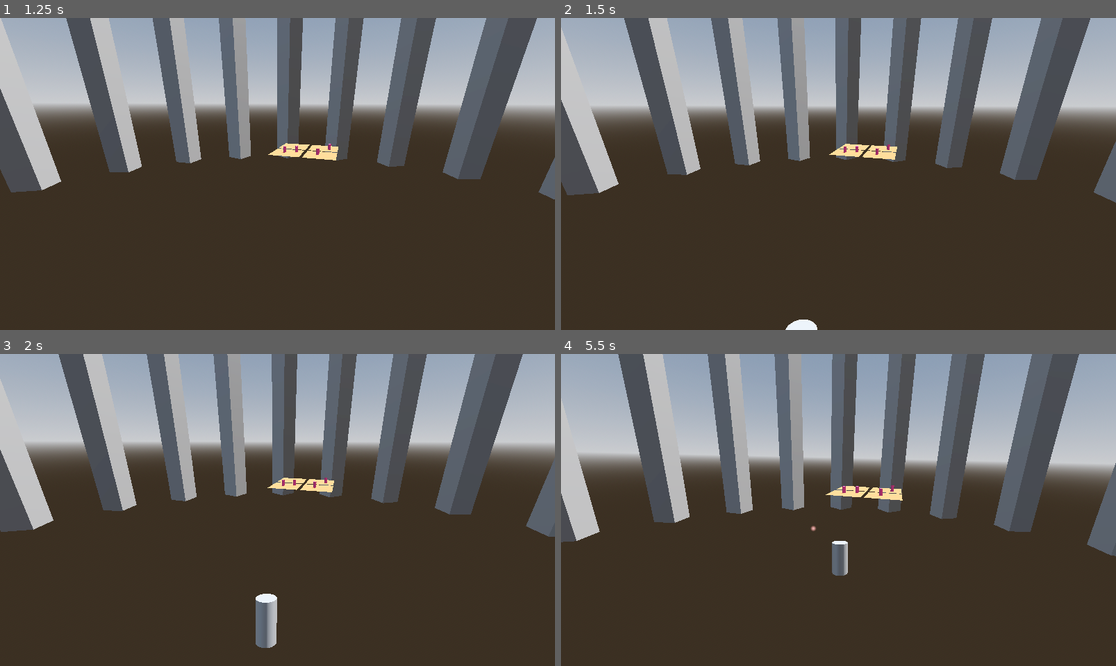
Above: before the commit, frames 1-4 (two rows, left to right).
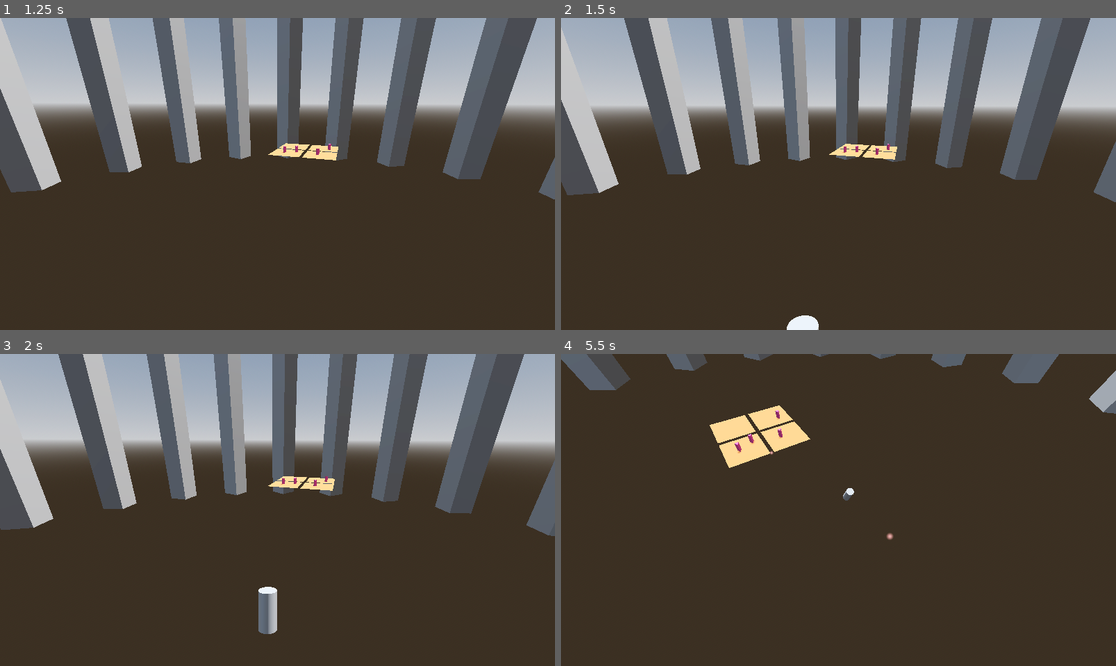
Above: after the commit, the same moments.

Repository: Cammymoop/ictgamejam-winter-2026
Game: Godot game, scene res://main_game_scene.tscn
Same seed, same stepped clock (60 frames per second), same inputs: the game is played once before the commit and once after it.
Inputs:
- Up to frame 1 (1.25 s): no input
- Up to frame 2 (1.5 s): no input
- Up to frame 3 (2 s): no input
- Up to frame 4 (5.5 s): tap \ (debug_switch_cam, bound only after the commit) at 4.15 s

Frame 1 is identical in both runs. In frame 2, 0.1% of the frame differs, in the area x 2-100%, y 0-100%; in frame 3, 1.4%; in frame 4, 46%, in the area x 0-100%, y 0-72%.

Commit message:
enemy shot direction fixed

Diff:
--- a/assets/enemies/test_projectile.gd
+++ b/assets/enemies/test_projectile.gd
@@ -4,7 +4,7 @@
 @export var life_time: float = 6
 
 func _process(delta: float) -> void:
-    position.z += speed * delta
+    position -= global_basis.z * speed * delta
     life_time -= delta
     if life_time <= 0:
         queue_free()
--- a/assets/main_camera.gd
+++ b/assets/main_camera.gd
@@ -3,6 +3,7 @@
 var level_path: LevelPath
 @onready var camera: Camera3D = $Camera3D
 @onready var camera_target: Node3D = $CameraTarget
+@onready var debug_cam: Camera3D = find_child("DebugCam").get_node("Camera3D")
 
 func _ready() -> void:
     camera.global_transform = camera_target.global_transform
@@ -19,3 +20,11 @@
 
 func _process(delta: float) -> void:
     camera.global_transform = camera.global_transform.interpolate_with(camera_target.global_transform, delta * 1.4)
+
+    if Input.is_action_just_pressed("debug_switch_cam"):
+        if debug_cam.current:
+            debug_cam.current = false
+            camera.current = true
+        else:
+            debug_cam.current = true
+            camera.current = false
--- a/assets/main_camera.tscn
+++ b/assets/main_camera.tscn
@@ -17,3 +17,16 @@
 
 [node name="Player" parent="." unique_id=1524924709 groups=["Player"] instance=ExtResource("1_aftc5")]
 transform = Transform3D(1, 0, 0, 0, 1, 0, 0, 0, 1, 0, -4, -10)
+
+[node name="RemoteTransform3D" type="RemoteTransform3D" parent="Player" unique_id=2032687418]
+remote_path = NodePath("../../Node/DebugCam")
+update_rotation = false
+update_scale = false
+
+[node name="Node" type="Node" parent="." unique_id=1863999681]
+
+[node name="DebugCam" type="Node3D" parent="Node" unique_id=1197250047]
+transform = Transform3D(0.87758255, -0.22984886, 0.42073548, 0, 0.87758255, 0.47942555, -0.47942555, -0.4207355, 0.77015114, -3.287959, -8.304585, -6.0185695)
+
+[node name="Camera3D" type="Camera3D" parent="Node/DebugCam" unique_id=673011308]
+transform = Transform3D(0.4886206, 0.70269907, -0.5171692, -0.41829708, 0.7088522, 0.5679403, 0.7656876, -0.061176986, 0.64029676, -15.952106, 14.4056635, 16.240967)
--- a/assets/world_scene.tscn
+++ b/assets/world_scene.tscn
@@ -14,7 +14,7 @@
 [sub_resource type="Curve3D" id="Curve3D_q24km"]
 closed = true
 _data = {
-"points": PackedVector3Array(0, 0, 0, 0, 0, 0, 13.283602, 14 …(107 unchanged characters)… .9116855, 0, 0, 0, 0, 0, 0, -1.4517655, 21.810246, -17.454723, 0, 0, 0, 0, 0, 0, 0.7231941, 13.560972, -36.222775, 0, 0, 0, 0, 0, 0, -0.43791866, 10.725056, -43.64782, 0, 0, 0, 0, 0, 0, -6.678437, 12.691288, -69.22198, 0, 0, 0, 0, 0, 0 …(184 unchanged characters)…
+"points": PackedVector3Array(0, 0, 0, 0, 0, 0, 13.283602, 14 …(107 unchanged characters)… .9116855, 0, 0, 0, 0, 0, 0, -1.4517655, 19.810246, -19.461506, 0, 0, 0, 0, 0, 0, 0.7231941, 14.024141, -33.838577, 0, 0, 0, 0, 0, 0, -7.748645, 10.725056, -43.64782, 0, 0, 0, 0, 0, 0, -12.775811, 12.691288, -69.22198, 0, 0, 0, 0, 0, 0 …(184 unchanged characters)…
 "tilts": PackedFloat32Array(0, 0, 0, 0, 0, 0, 0, 0, 0, 0, 0)
 }
 point_count = 11
@@ -43,6 +43,7 @@
 [node name="LevelPath" type="Node3D" parent="." unique_id=1138437555 node_paths=PackedStringArray("remote_transform")]
 script = ExtResource("1_fvgax")
 remote_transform = NodePath("Path3D/PathFollow3D/RemoteTransform3D")
+base_speed = 7.0
 
 [node name="Path3D" type="Path3D" parent="LevelPath" unique_id=1165247603]
 transform = Transform3D(1, 0, 0, 0, 1, 0, 0, 0, 1, 4.160447, -1.9073486e-06, 48.825333)
--- a/project.godot
+++ b/project.godot
@@ -82,6 +82,11 @@
 "events": [Object(InputEventKey,"resource_local_to_scene":false,"resource_name":"","device":-1,"window_id":0,"alt_press …(195 unchanged characters)…
 ]
 }
+debug_switch_cam={
+"deadzone": 0.2,
+"events": [Object(InputEventKey,"resource_local_to_scene":false,"resource_name":"","device":-1,"window_id":0,"alt_pressed":false,"shift_pressed":false,"ctrl_pressed":false,"meta_pressed":false,"pressed":false,"keycode":0,"physical_keycode":92,"key_label":0,"unicode":92,"location":0,"echo":false,"script":null)
+]
+}
 
 [physics]
 
